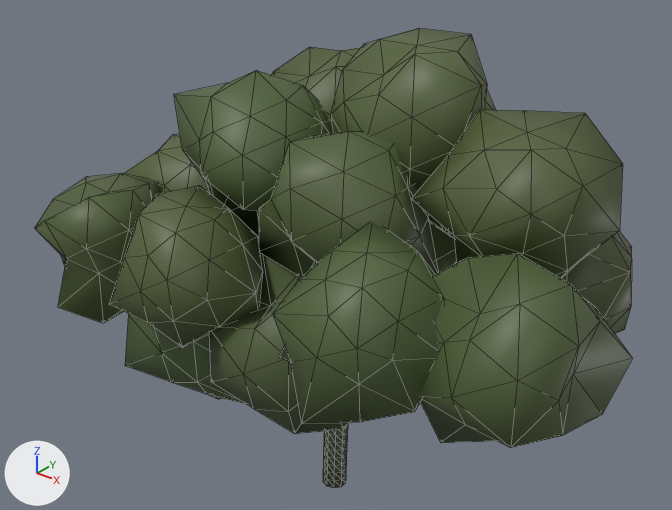
The glTF model Data/Buttertubs/Trees/SM_TreeFar_ash_3.glb, before and after one commit.
Before and after are seen from a 50 mm camera at (14.93, -18.6, 18.39) aimed at (0.11, -0.08, 6.91). Arrows for +X, +Y and +Z are at lower left; the lights stay in place. The picture after the commit comes second. Mesh edges are drawn as thin lines. Vertices at exactly the same position are counted once.

The first picture shows 'SM_TreeFar_ash_3'.
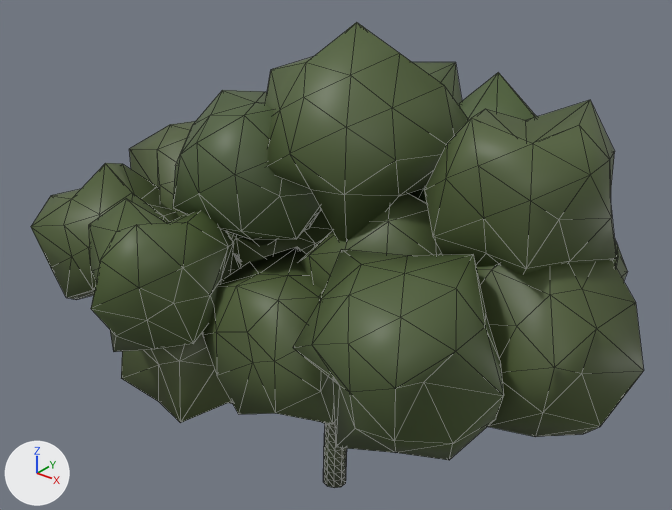
Changed parts and their boxes [x1, y1, x2, y2] in the pictures (672 x 510 px; the box of a moved part takes in the faces that stretch with it):
'SM_TreeFar_ash_3', reshaped
    before: [35, 28, 632, 488]
    after: [31, 22, 644, 488]
part 1 of me_sm_treefar_ash_3, rebuilt
    before: [125, 314, 245, 404]
    after: [121, 269, 234, 423]
part 2 of me_sm_treefar_ash_3, rebuilt
    before: [174, 70, 333, 240]
    after: [173, 90, 321, 246]
part 3 of me_sm_treefar_ash_3, rebuilt
    before: [123, 133, 210, 193]
    after: [129, 121, 195, 217]
part 4 of me_sm_treefar_ash_3, rebuilt
    before: [562, 232, 632, 333]
    after: [612, 240, 628, 281]
part 5 of me_sm_treefar_ash_3, rebuilt (mostly hidden before)
    before: [485, 90, 496, 110]
    after: [413, 62, 462, 104]
part 6 of me_sm_treefar_ash_3, rebuilt
    before: [109, 186, 263, 347]
    after: [89, 198, 234, 352]
part 7 of me_sm_treefar_ash_3, rebuilt
    before: [420, 253, 632, 448]
    after: [476, 260, 644, 437]
part 8 of me_sm_treefar_ash_3, rebuilt (9% narrower)
    before: [411, 109, 623, 279]
    after: [424, 100, 617, 275]
part 9 of me_sm_treefar_ash_3, rebuilt (30% wider, 36% taller)
    before: [330, 28, 487, 190]
    after: [265, 22, 469, 242]
part 10 of me_sm_treefar_ash_3, rebuilt
    before: [35, 173, 159, 323]
    after: [31, 163, 180, 300]
part 11 of me_sm_treefar_ash_3, rebuilt
    before: [272, 222, 444, 424]
    after: [293, 249, 504, 460]
part 12 of me_sm_treefar_ash_3, rebuilt
    before: [209, 253, 350, 434]
    after: [202, 247, 335, 426]
part 13 of me_sm_treefar_ash_3, added
    after: [227, 210, 332, 272]
part 14 of me_sm_treefar_ash_3, added (green)
    after: [299, 193, 442, 290]
part 15 of me_sm_treefar_ash_3, added
    after: [409, 72, 537, 203]
part 16 of me_sm_treefar_ash_3, moved or reshaped (mostly hidden afterwards)
    before: [259, 47, 456, 277]
    after: [235, 254, 239, 262]

The edits, one by one:
me_sm_treefar_ash_3 is used by ob_sm_treefar_ash_3; location (0.0, 0.0, 0.0).
me_sm_treefar_ash_3 had 1411 vertices, 2636 faces and spanned x -6.8..9.3, y -6.3..7.2, z -1.2..13.2.
me_sm_treefar_ash_3 now has 1571 vertices, 2978 faces and spans x -7.1..9.4, y -6.9..7.6, z -1.2..13.7.
me_sm_treefar_ash_3 part 1: the loose piece of 42 vertices spanning x -5.1..0.4, y -5.1..-0.5, z 2.5..7.5 is rebuilt with 42 vertices and now spans x -4.9..-0.3, y -5.4..-0.9, z 2.6..6.7.
me_sm_treefar_ash_3 part 2: the loose piece of 42 vertices spanning x -3.8..0.6, y -3.5..0.8, z 7.0..12.2 is rebuilt with 42 vertices and now spans x -3.0..1.5, y -4.2..0.7, z 7.5..11.7.
me_sm_treefar_ash_3 part 3: the loose piece of 42 vertices spanning x -6.5..-2.5, y -3.1..1.4, z 5.5..9.8 is rebuilt with 42 vertices and now spans x -6.7..-2.3, y -2.6..1.8, z 5.4..9.8.
me_sm_treefar_ash_3 part 4: the loose piece of 42 vertices spanning x 3.8..8.1, y -0.3..3.6, z 5.0..9.1 is rebuilt with 42 vertices and now spans x 3.2..7.2, y 0.7..5.3, z 5.2..9.2.
me_sm_treefar_ash_3 part 5: the loose piece of 42 vertices spanning x -0.5..3.1, y 0.9..4.4, z 7.5..11.5 is rebuilt with 42 vertices and now spans x -1.4..3.5, y 0.1..4.3, z 7.5..11.9.
me_sm_treefar_ash_3 part 6: the loose piece of 42 vertices spanning x -3.5..0.9, y -6.0..-2.2, z 5.9..9.4 is rebuilt with 42 vertices and now spans x -3.9..-0.2, y -6.9..-2.6, z 5.3..9.5.
me_sm_treefar_ash_3 part 7: the loose piece of 42 vertices spanning x 4.9..9.3, y -5.0..-0.7, z 5.6..10.0 is rebuilt with 42 vertices and now spans x 4.7..9.4, y -3.6..1.6, z 5.1..10.0.
me_sm_treefar_ash_3 part 8: the loose piece of 42 vertices spanning x 3.7..8.3, y -2.7..1.4, z 7.9..12.1 is rebuilt with 42 vertices and now spans x 4.0..8.1, y -2.8..1.5, z 8.4..12.5.
me_sm_treefar_ash_3 part 9: the loose piece of 42 vertices spanning x 0.0..4.6, y -1.8..2.5, z 9.3..13.2 is rebuilt with 42 vertices and now spans x -1.6..4.4, y -3.5..1.3, z 8.6..13.7.
me_sm_treefar_ash_3 part 10: the loose piece of 42 vertices spanning x -6.8..-2.8, y -6.1..-2.1, z 5.5..9.2 is rebuilt with 42 vertices and now spans x -7.1..-2.9, y -5.6..-1.7, z 5.1..9.6.
me_sm_treefar_ash_3 part 11: the loose piece of 42 vertices spanning x 2.1..6.3, y -6.3..-1.7, z 5.6..9.8 is rebuilt with 42 vertices and now spans x 2.8..7.8, y -6.4..-2.0, z 5.2..9.8.
me_sm_treefar_ash_3 part 12: the loose piece of 42 vertices spanning x -1.3..3.1, y -4.9..-0.7, z 3.5..7.9 is rebuilt with 42 vertices and now spans x -1.4..3.2, y -5.2..-1.0, z 3.8..7.9.
me_sm_treefar_ash_3 part 13: a new loose piece of 42 vertices spanning x -2.9..0.8, y -2.7..1.0, z 5.2..8.6, in mat_defaultmaterial.
me_sm_treefar_ash_3 part 14: a new loose piece of 42 vertices spanning x 0.7..4.6, y -3.3..1.2, z 5.5..10.0, in mat_defaultmaterial.
me_sm_treefar_ash_3 part 15: a new loose piece of 42 vertices spanning x 1.7..5.5, y -0.1..4.2, z 7.5..12.3, in mat_defaultmaterial.
me_sm_treefar_ash_3 part 16: 8 vertices moved within x -0.6..0.5, y 0.0..0.6, z 3.2..4.9; 634 vertices removed from x -4.8..6.5, y -4.0..5.2, z 2.8..12.3; 531 vertices added at x -2.1..3.1, y -2.6..3.3, z 2.9..10.8.
Other edits to the shape of me_sm_treefar_ash_3 do not show in these pictures.
